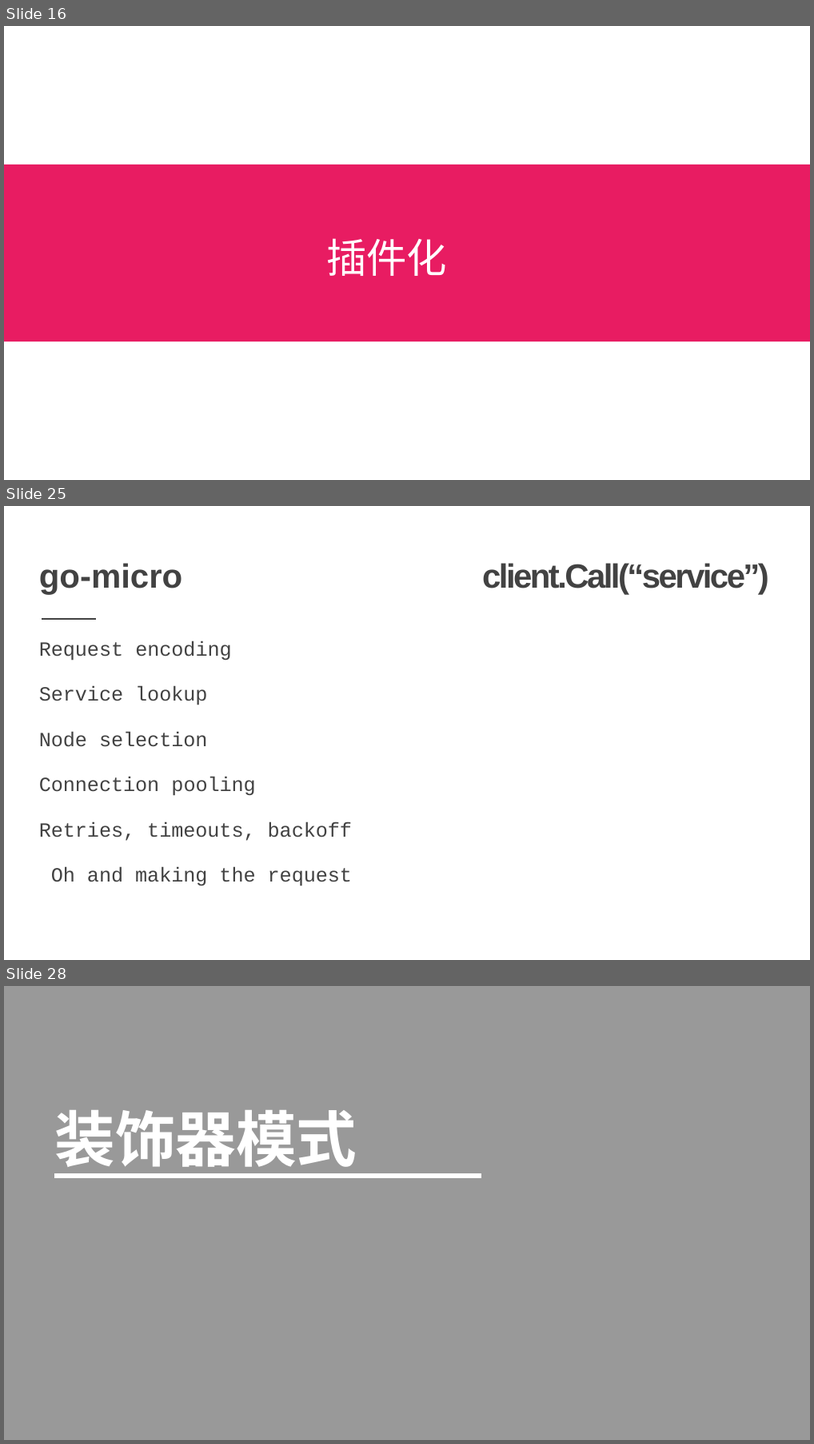
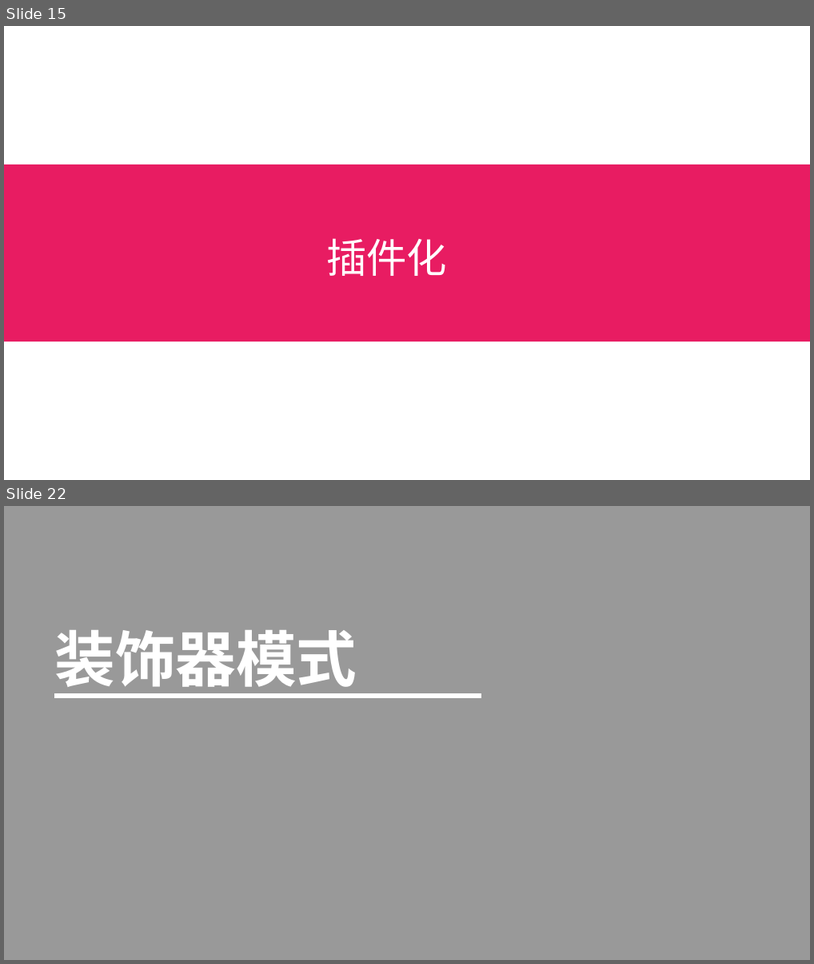
Before and after one commit to printfcoder/stack-rpc-tutorials, a slide deck: others/share/learning-go/【第一期】Go-Micro框架设计.pptx. Shown one above the other, each under a label of ours: slides 16, 25 and 28 before the commit, slides 15 and 22 after it; the slides between them are not shown. The pictures are 814x1444 and 814x964 pixels, drawn with LibreOffice and Linux fonts; fonts in the diff are those of the drawing. Boxes give left, top, right and bottom in pixels: in the first picture for what was removed or moved away, otherwise in the second. Text is boxed around its words. In the diff, an @@ line names an element or a change of style, - is before the commit and + after.

```diff
--- a/others/share/learning-go/【第一期】Go-Micro框架设计.pptx
+++ b/others/share/learning-go/【第一期】Go-Micro框架设计.pptx
@@ slide 25 removed at (4, 506, 810, 960), background #FFFFFF @@
@@ title removed at (39, 563, 182, 594) @@
-go-micro
@@ text removed at (482, 563, 770, 594) @@
-client.Call(“service”)
@@ freeform shape removed at (42, 618, 96, 618) @@
@@ text removed at (39, 640, 352, 886) @@
-Request encoding
-Service lookup Node selection Connection pooling
-Retries, timeouts, backoff Oh and making the request
@@ what was slide 16 is now slide 15 @@
@@ what was slide 28 is now slide 22 @@
```
Also in this commit, not shown: 6 slides changed, 3 slides added, 8 other slides removed.
